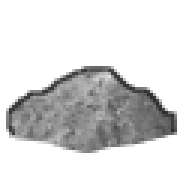
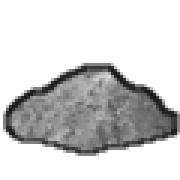
The second 180px x 180px image is a revision of the first. Changes to its layers:
painted on "line" over (x1=3, y1=63, x2=180, y2=156)
